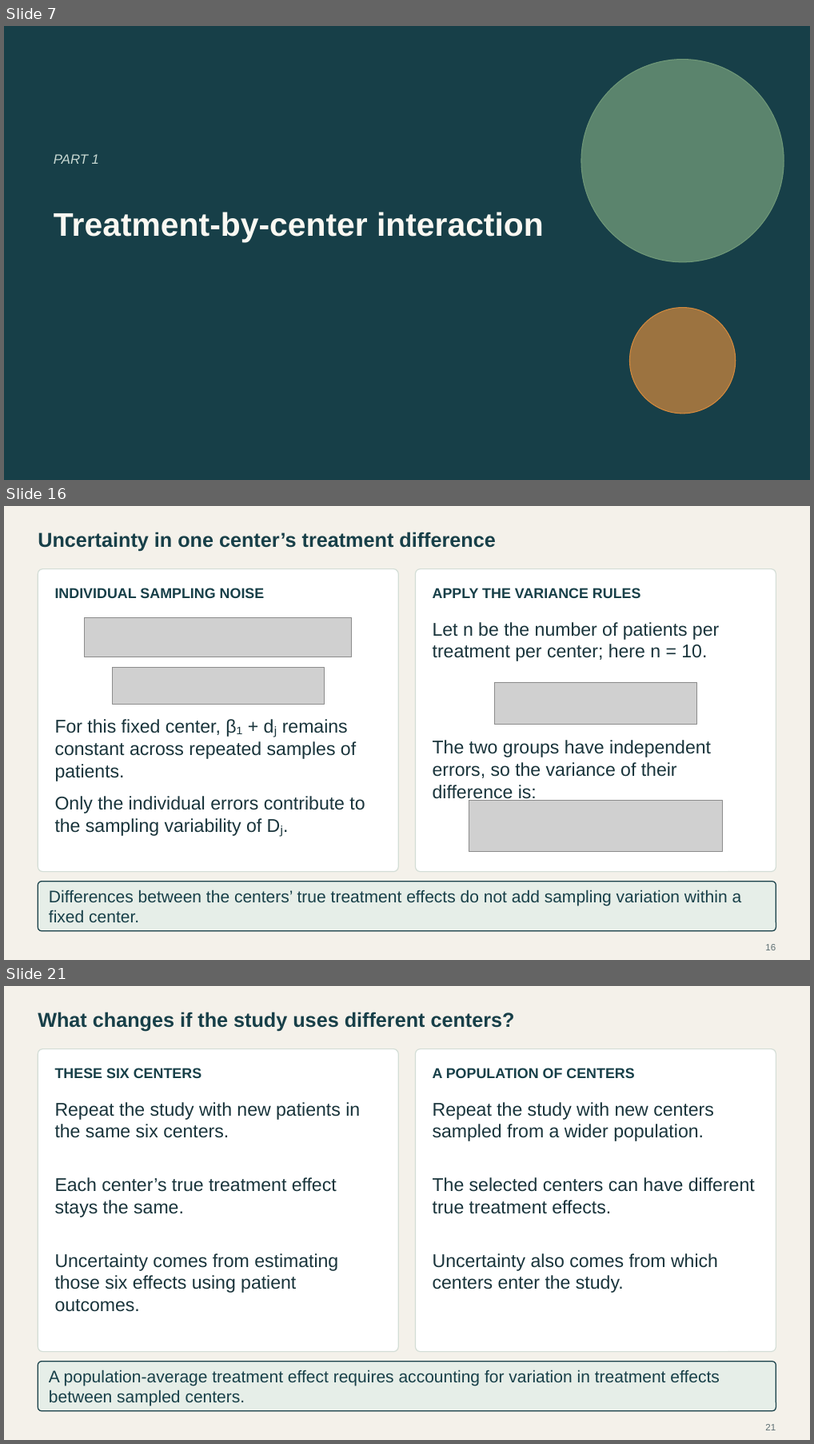
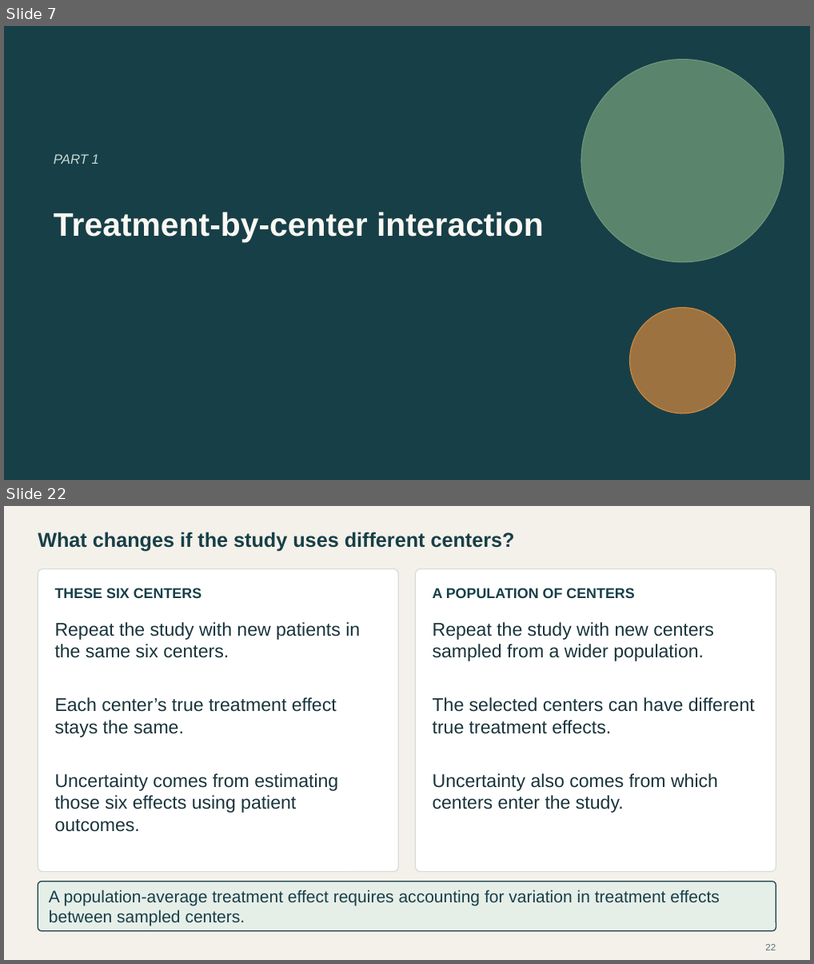
Before and after one commit to Postmus/BeyondMLR, a slide deck: lectures_2627/week2/Beyond_MLR_Week_2.pptx. Shown one above the other, each under a label of ours: slides 7, 16 and 21 before the commit, slides 7 and 22 after it; the slides between them are not shown. The pictures are 814x1444 and 814x964 pixels, drawn with LibreOffice and Linux fonts; fonts in the diff are those of the drawing; grey boxes stand for pictures. Boxes give left, top, right and bottom in pixels: in the first picture for what was removed or moved away, otherwise in the second. Text is boxed around its words. In the diff, an @@ line names an element or a change of style, - is before the commit and + after.

Commit message:
Refine Week 2 interaction case study and simplify uncertainty discussion

```diff
--- a/lectures_2627/week2/Beyond_MLR_Week_2.pptx
+++ b/lectures_2627/week2/Beyond_MLR_Week_2.pptx
@@ slide 16 removed at bbox=[4, 506, 810, 960], background #F4F1EA @@
@@ text removed at bbox=[38, 532, 495, 552] @@
-Uncertainty in one center’s treatment difference
@@ rounded rectangle removed at bbox=[38, 569, 398, 872] @@
@@ rounded rectangle removed at bbox=[415, 569, 776, 872] @@
@@ text removed at bbox=[55, 588, 265, 598] @@
-INDIVIDUAL SAMPLING NOISE
@@ text removed at bbox=[433, 588, 642, 598] @@
-APPLY THE VARIANCE RULES
@@ picture removed at bbox=[85, 617, 352, 656] @@
@@ text removed at bbox=[433, 622, 719, 661] @@
-Let n be the number of patients per treatment per center; here n = 10.
@@ picture removed at bbox=[112, 668, 324, 704] @@
@@ picture removed at bbox=[494, 682, 698, 724] @@
@@ text removed at bbox=[55, 719, 356, 781] @@
-For this fixed center, β₁ + dⱼ remains constant across repeated samples of patients.
@@ text removed at bbox=[433, 740, 711, 802] @@
-The two groups have independent errors, so the variance of their difference is:
@@ text removed at bbox=[55, 796, 365, 836] @@
-Only the individual errors contribute to the sampling variability of Dⱼ.
@@ picture removed at bbox=[470, 800, 722, 852] @@
@@ rounded rectangle removed at bbox=[38, 881, 777, 931] @@
@@ text removed at bbox=[49, 889, 742, 922] @@
-Differences between the centers’ true treatment effects do not add sampling variation within a fixed center.
@@ page number removed at bbox=[766, 944, 776, 950] @@
-16
@@ what was slide 21 is now slide 22 @@
@@ page number at bbox=[766, 944, 776, 950]: text changed @@
-21
+22
```
Also in this commit, not shown: 2 slides changed, 13 slides added, 11 other slides removed, 32 other files.
